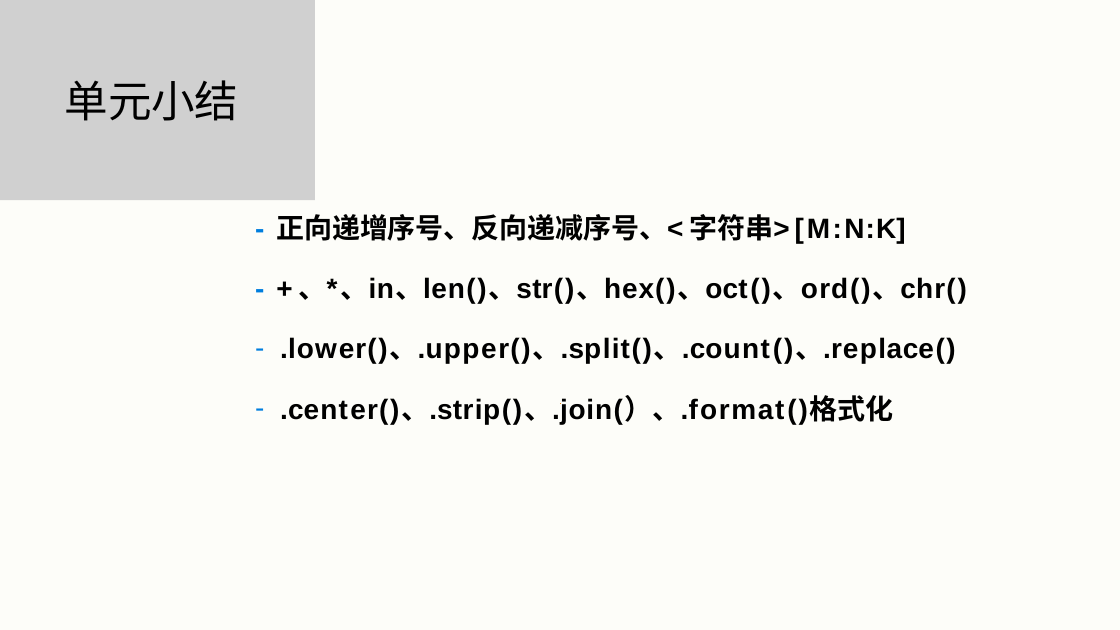
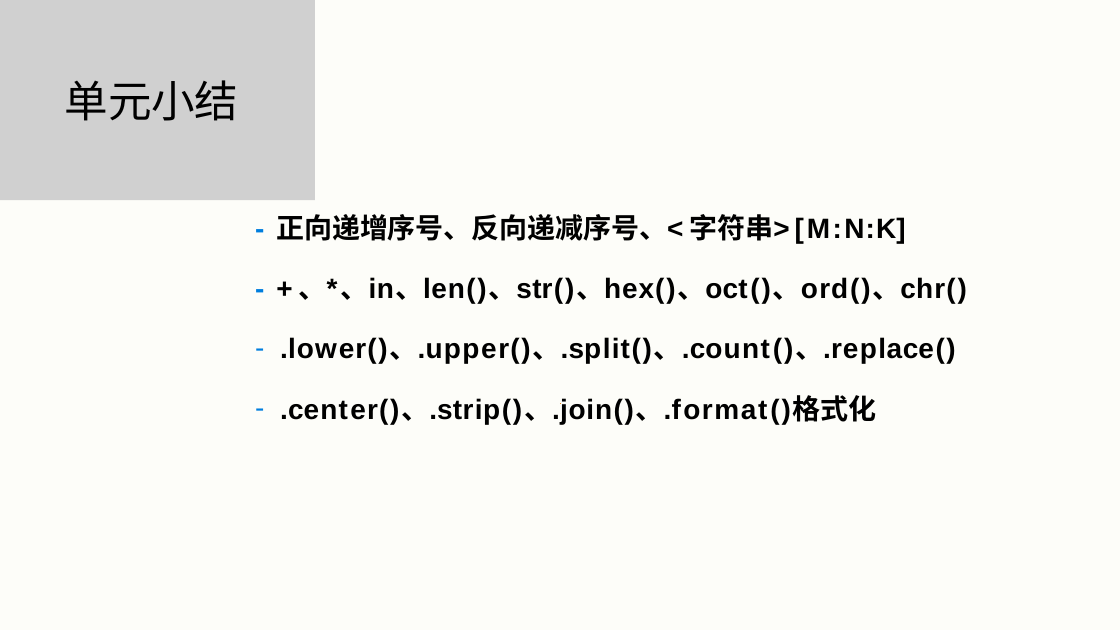
Before and after one commit to xpyuanfly/python-jxbj, a slide deck: slide 25 of 3.基本数据类型/3.基本数据类型.pptx. Drawn at 1120x630 pixels with LibreOffice and Linux fonts; fonts in the diff are those of the drawing; grey boxes stand for pictures. Boxes give left, top, right and bottom in pixels: in the first picture for what was removed or moved away, otherwise in the second. Text is boxed around its words. In the diff, an @@ line names an element or a change of style, - is before the commit and + after.

```diff
--- a/3.基本数据类型/3.基本数据类型.pptx
+++ b/3.基本数据类型/3.基本数据类型.pptx
@@ text at (280, 397, 876, 424): text changed @@
-– .center()、.strip()、.join(）、.format()格式化
+– .center()、.strip()、.join()、.format()格式化
```
Also in this commit, not shown: 1 other slide changed, 8 other files.
